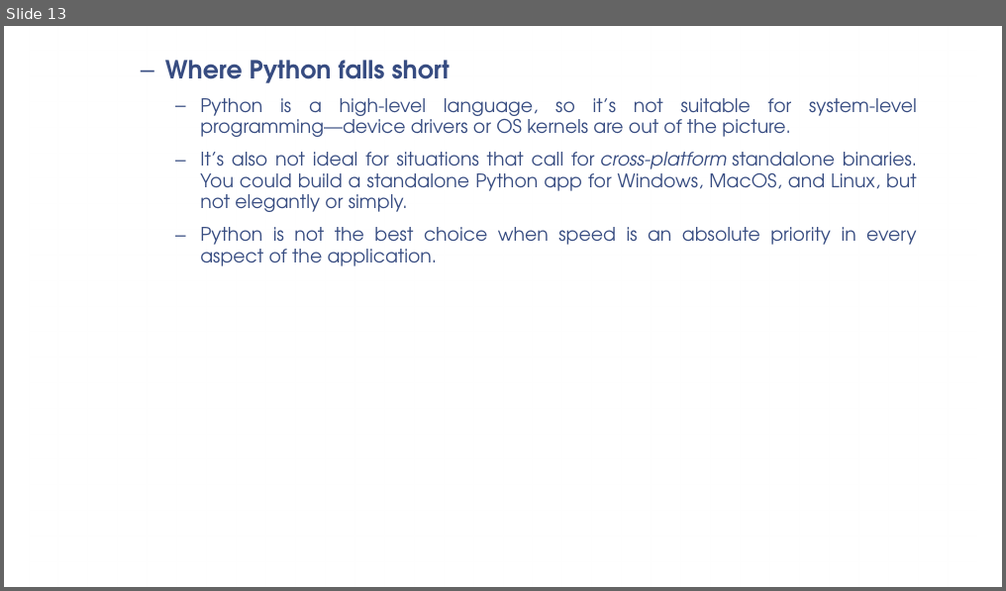
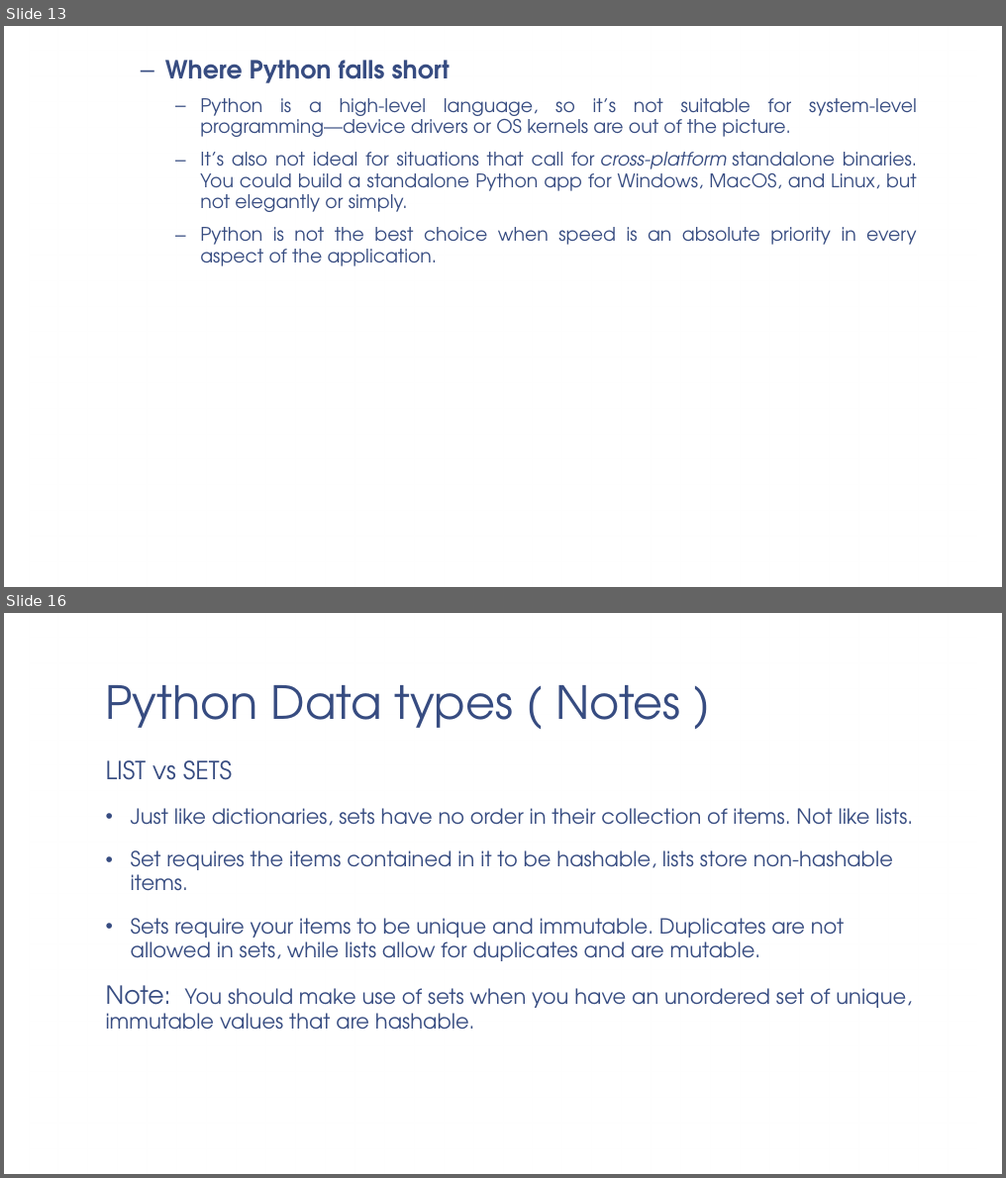
Before and after one commit to vaishnavi-consultants/Computer-Science, a slide deck: Python/Session1/PPT/Python_Fundamentals(Introduction_to_Python).pptx. Shown one above the other, each under a label of ours: slide 13 before the commit, slides 13 and 16 after it; the slides between them are not shown. The pictures are 1006x591 and 1006x1178 pixels, drawn with LibreOffice and Linux fonts; fonts in the diff are those of the drawing; background and template pictures are left out. Boxes give left, top, right and bottom in pixels: in the first picture for what was removed or moved away, otherwise in the second. Text is boxed around its words. In the diff, an @@ line names an element or a change of style, - is before the commit and + after.

```diff
--- a/Python/Session1/PPT/Python_Fundamentals(Introduction_to_Python).pptx
+++ b/Python/Session1/PPT/Python_Fundamentals(Introduction_to_Python).pptx
@@ slide 16 added at [4,613,1002,1174], background picture (left out); not listed: 1 template element that a slide beside it also shows @@
@@ title added at [106,685,680,728], 44 pt, text #374C81 @@
+Python Data types ( Notes )
@@ text added at [106,761,913,1030], 20 pt, text #374C81 @@
+LIST vs SETS
+• Just like dictionaries, sets have no order in their collection of items. Not like lists.
+• Set requires the items contained in it to be hashable, lists store non-hashable items.
+• Sets require your items to be unique and immutable. Duplicates are not allowed in sets, while lists allow for duplicates and are mutable.
+Note: You should make use of sets when you have an unordered set of unique, immutable values that are hashable.
```
Also in this commit, not shown: 1 slide changed, 2 other slides added.
